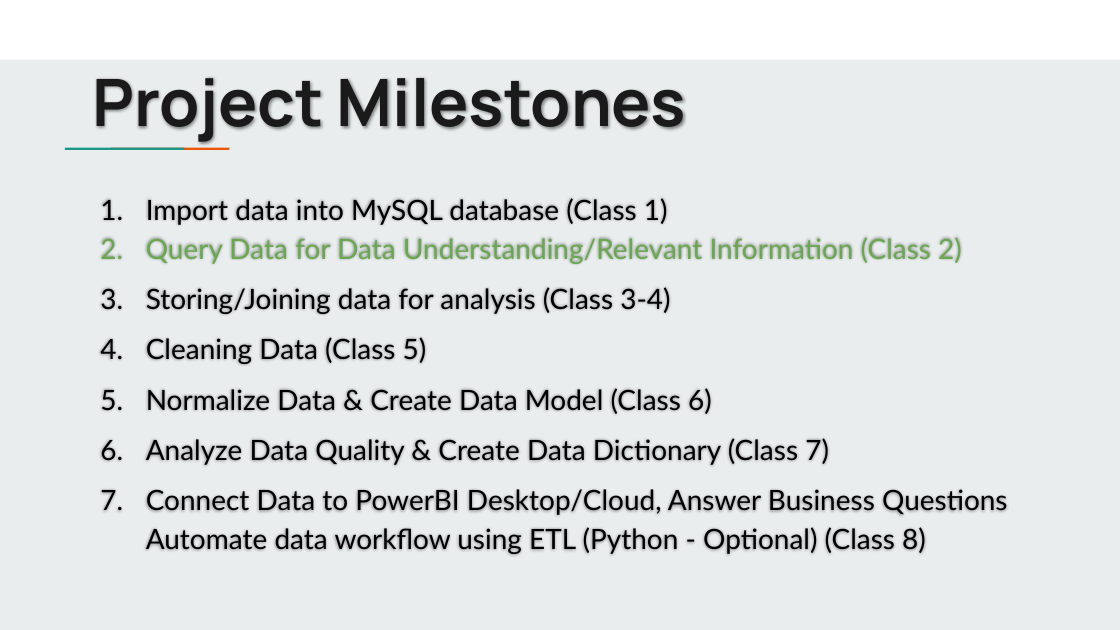
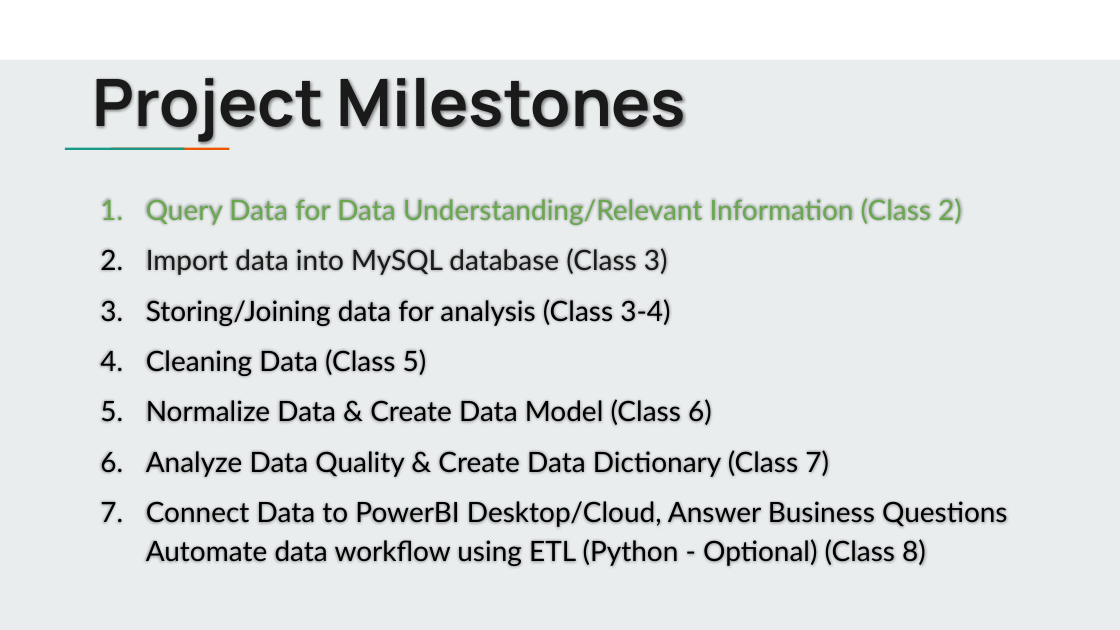
Before and after one commit to jbergmann56/OSDA-DataManipulationAndManagement, a slide deck: slide 4 of Class Project/(2) Writing Queries.pptx. Drawn at 1120x630 pixels with LibreOffice and Linux fonts; fonts in the diff are those of the drawing. Boxes give left, top, right and bottom in pixels: in the first picture for what was removed or moved away, otherwise in the second. Text is boxed around its words. In the diff, an @@ line names an element or a change of style, - is before the commit and + after.

Commit message:
10.20 class upd

```diff
--- a/Class Project/(2) Writing Queries.pptx
+++ b/Class Project/(2) Writing Queries.pptx
@@ text at bbox=[146, 198, 668, 225]: paragraph removed @@
-1. Import data into MySQL database (Class 1)
@@ text at bbox=[100, 248, 636, 322]: paragraph added @@
+2. Import data into MySQL database (Class 3)
@@ text at bbox=[146, 299, 670, 326]: line spacing 1.15 to 1 @@
```
Also in this commit, not shown: 20 other files.
